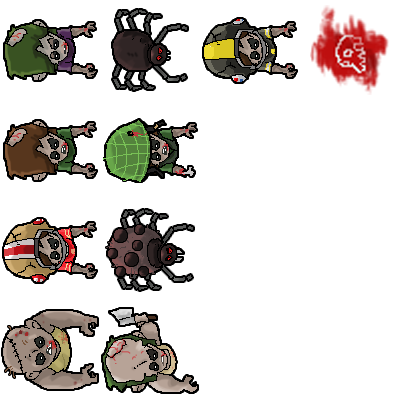
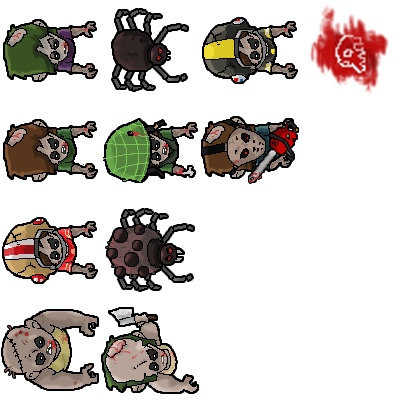
Layer changes from the first 400 x 400 image to the second:
added layer "tronçonneuse" above "sprinter 2" over [201,116,299,184]
